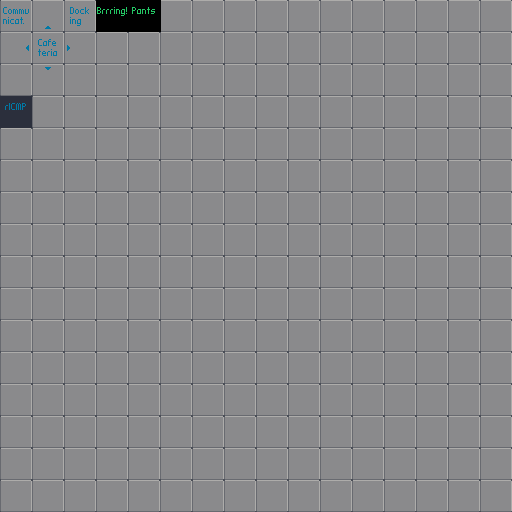
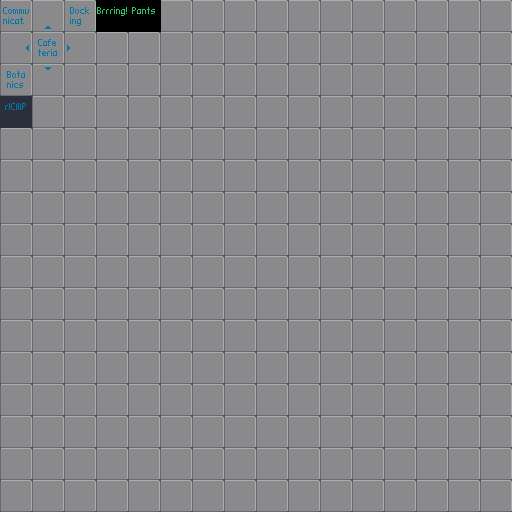
Before/after of a 512px x 512px layered artwork. What changed in the layer stack:
painted on "tiles" over [7, 71, 25, 88]
painted on "background" over [7, 71, 25, 88]
